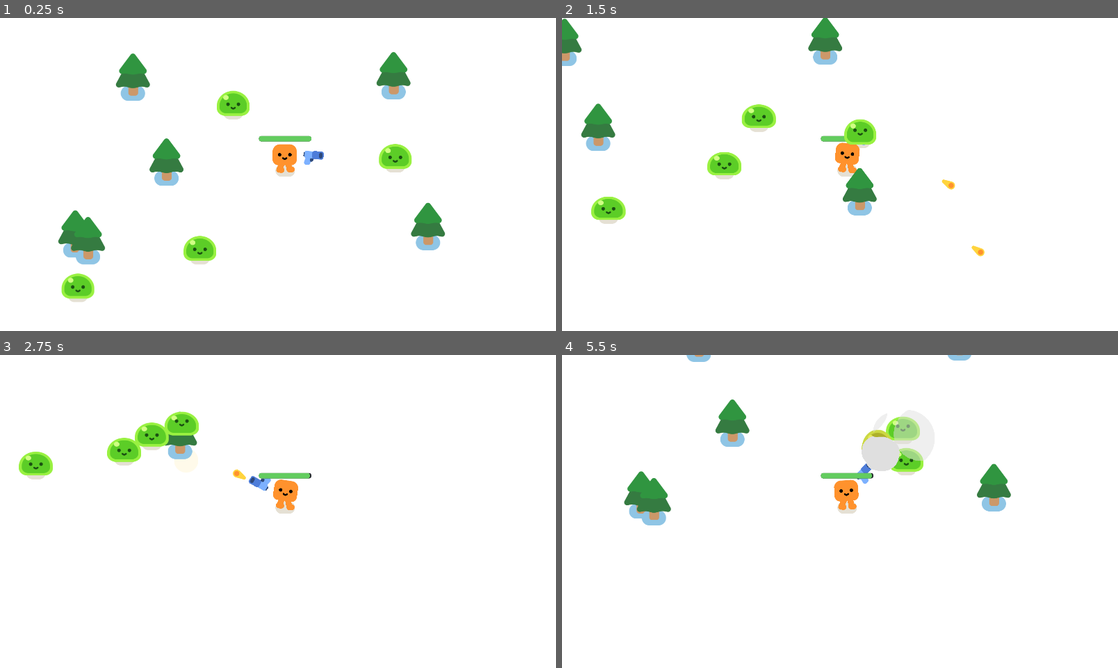
Above: before the commit, frames 1-4 (two rows, left to right).
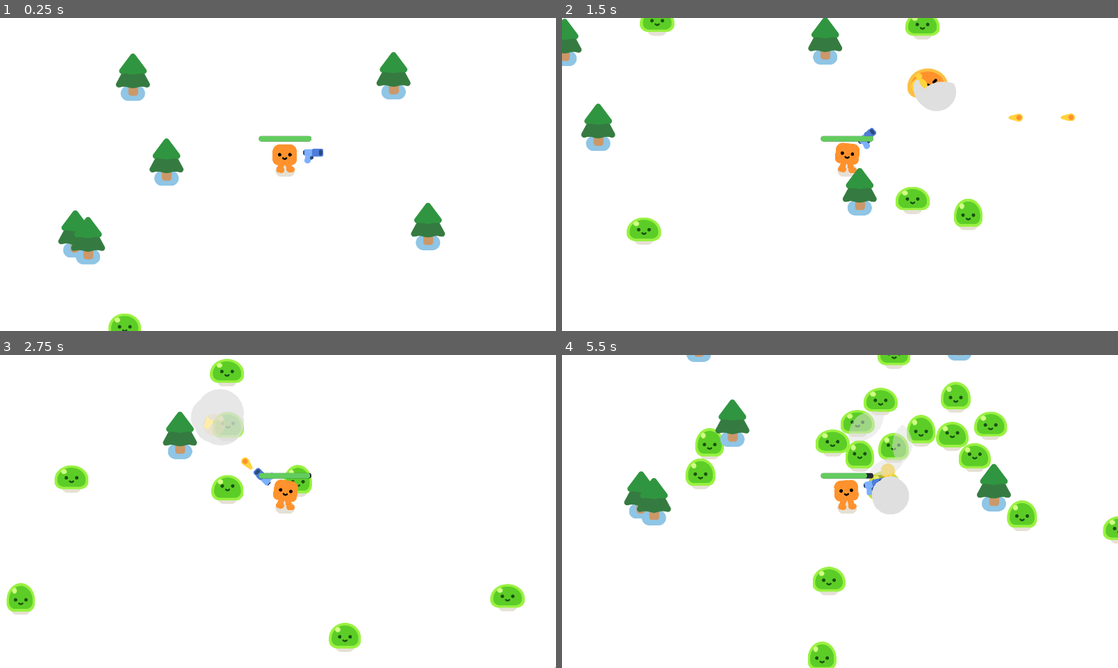
Above: after the commit, the same moments.

Repository: gari199/Godot-SurvivalGame2
Game: Godot game, scene res://scenes/game.tscn
Two runs of this game, one before a commit and one after it. Both use one fixed random seed, a clock stepped at 60 frames per second and the inputs below.
Inputs:
- Up to frame 1 (0.25 s): no input
- Up to frame 2 (1.5 s): hold D (move_right) 0.53-1.28 s; hold S (move_down) from 1.28 s (still down)
- Up to frame 3 (2.75 s): release S (move_down) at 2.03 s; hold D (move_right) from 2.03 s (still down)
- Up to frame 4 (5.5 s): release D (move_right) at 2.78 s; hold W (move_up) 2.78-3.53 s; hold A (move_left) 3.53-5.03 s; hold S (move_down) from 5.03 s (still down)

The runs differ from the first frame. In frame 1, 2.1% of the frame differs, in the area x 11-75%, y 23-100%; in frame 2, 4.7%; in frame 3, 5.3%; in frame 4, 8.3%, in the area x 22-100%, y 0-100%.

Commit message:
Juego terminado v1

Diff:
--- /dev/null
+++ b/scenes/game.gd
@@ -0,0 +1,24 @@
+extends Node2D
+
+#Los mobs pasamos a generarlos solo aqui
+func _ready():
+	#Espamea 5 mobs
+	for i in range(5):
+		spawn_mob()
+
+func spawn_mob():
+	#Nos saltamos un paso
+	var new_slime = preload("res://scenes/enemy.tscn").instantiate()
+	%PathFollow2D.progress_ratio = randfn(0.0, 1.0)
+	new_slime.global_position = %PathFollow2D.global_position
+	add_child(new_slime)
+
+#Timer de 0.3 que cuando llega a 0, spawnea mob
+func _on_timer_timeout() -> void:
+	spawn_mob()
+
+#La senhal custom que habiamos creade en player y emitimos cuando morimos
+func _on_player_health_depleted() -> void:
+	%GameOverScreen.visible = true
+	#Pausamos!
+	get_tree().paused = true
--- a/scenes/game.tscn
+++ b/scenes/game.tscn
@@ -1,11 +1,18 @@
-[gd_scene load_steps=4 format=3 uid="uid://o27tlpiq3mqv"]
+[gd_scene load_steps=5 format=3 uid="uid://o27tlpiq3mqv"]
 
 [ext_resource type="PackedScene" uid="uid://bhnrrw700scer" path="res://scenes/player.tscn" id="1_fjwbn"]
+[ext_resource type="Script" path="res://scenes/game.gd" id="1_ryyaf"]
 [ext_resource type="PackedScene" uid="uid://dqiug3661ivsv" path="res://scenes/pine_tree.tscn" id="2_s0kfs"]
-[ext_resource type="PackedScene" uid="uid://chfitayhvduyb" path="res://scenes/enemy.tscn" id="3_0u4pr"]
+
+[sub_resource type="Curve2D" id="Curve2D_658ld"]
+_data = {
+"points": PackedVector2Array(0, 0, 0, 0, -166, -145, 0, 0, 0, 0, 2038, -138, 0, 0, 0, 0, 2049, 1154, 0, 0, 0, 0, -163, 1149, 0, 0, 0, 0, -163, -142)
+}
+point_count = 5
 
 [node name="Game" type="Node2D"]
 y_sort_enabled = true
+script = ExtResource("1_ryyaf")
 
 [node name="CanvasLayer" type="CanvasLayer" parent="."]
 layer = -5
@@ -19,6 +26,15 @@
 
 [node name="Camera2D" type="Camera2D" parent="Player"]
 position = Vector2(-25, 13)
+
+[node name="Path2D" type="Path2D" parent="Player"]
+position = Vector2(-986, -527)
+curve = SubResource("Curve2D_658ld")
+
+[node name="PathFollow2D" type="PathFollow2D" parent="Player/Path2D"]
+unique_name_in_owner = true
+position = Vector2(-166, -145)
+rotation = 0.00317603
 
 [node name="PineTrees" type="Node" parent="."]
 
@@ -40,16 +56,39 @@
 [node name="PineTree6" parent="PineTrees" instance=ExtResource("2_s0kfs")]
 position = Vector2(576, 560)
 
-[node name="Enemies" type="Node" parent="."]
+[node name="Timer" type="Timer" parent="."]
+wait_time = 0.3
+autostart = true
 
-[node name="Enemy" parent="Enemies" instance=ExtResource("3_0u4pr")]
-position = Vector2(1441, 509)
+[node name="GameOverScreen" type="CanvasLayer" parent="."]
+unique_name_in_owner = true
+visible = false
 
-[node name="Enemy2" parent="Enemies" instance=ExtResource("3_0u4pr")]
-position = Vector2(756, 273)
+[node name="ColorRect" type="ColorRect" parent="GameOverScreen"]
+anchors_preset = 15
+anchor_right = 1.0
+anchor_bottom = 1.0
+offset_right = 3.0
+grow_horizontal = 2
+grow_vertical = 2
+color = Color(0, 0, 0, 0.568627)
 
-[node name="Enemy3" parent="Enemies" instance=ExtResource("3_0u4pr")]
-position = Vector2(639, 883)
+[node name="Label" type="Label" parent="GameOverScreen/ColorRect"]
+layout_mode = 1
+anchors_preset = 8
+anchor_left = 0.5
+anchor_top = 0.5
+anchor_right = 0.5
+anchor_bottom = 0.5
+offset_left = -43.5
+offset_top = -11.5
+offset_right = 43.5
+offset_bottom = 11.5
+grow_horizontal = 2
+grow_vertical = 2
+theme_override_colors/font_color = Color(0.92549, 0, 0, 1)
+theme_override_font_sizes/font_size = 57
+text = "Game Over"
 
-[node name="Enemy4" parent="Enemies" instance=ExtResource("3_0u4pr")]
-position = Vector2(206, 998)
+[connection signal="health_depleted" from="Player" to="." method="_on_player_health_depleted"]
+[connection signal="timeout" from="Timer" to="." method="_on_timer_timeout"]
